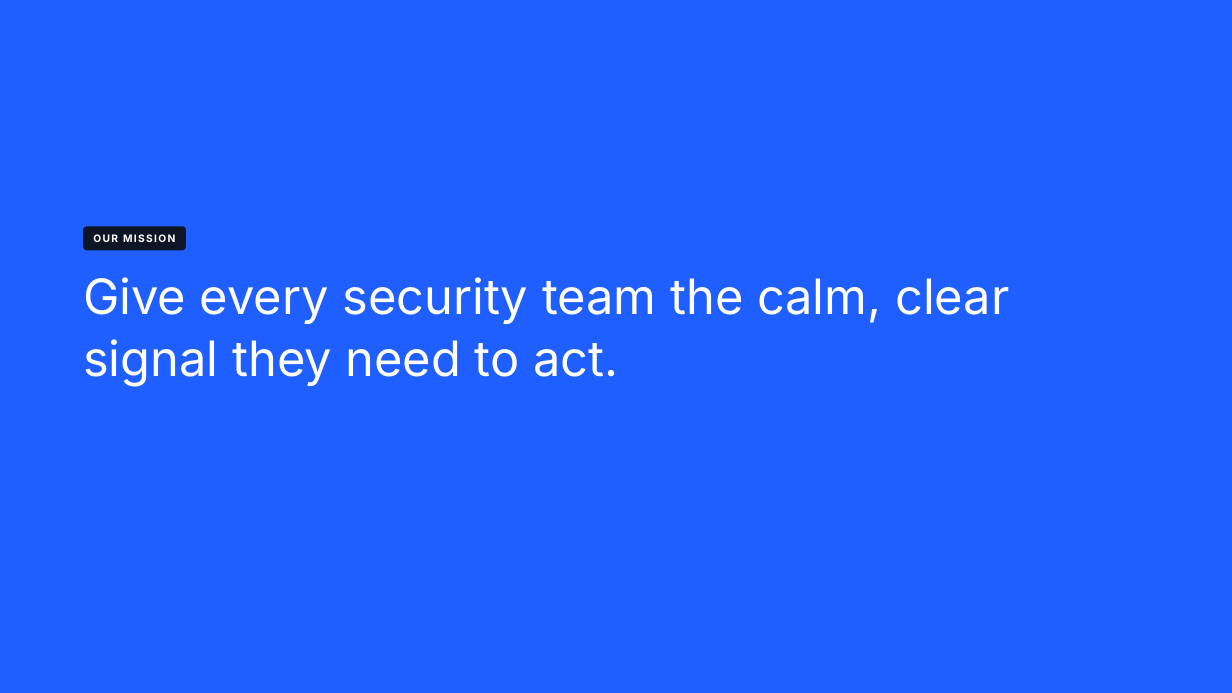
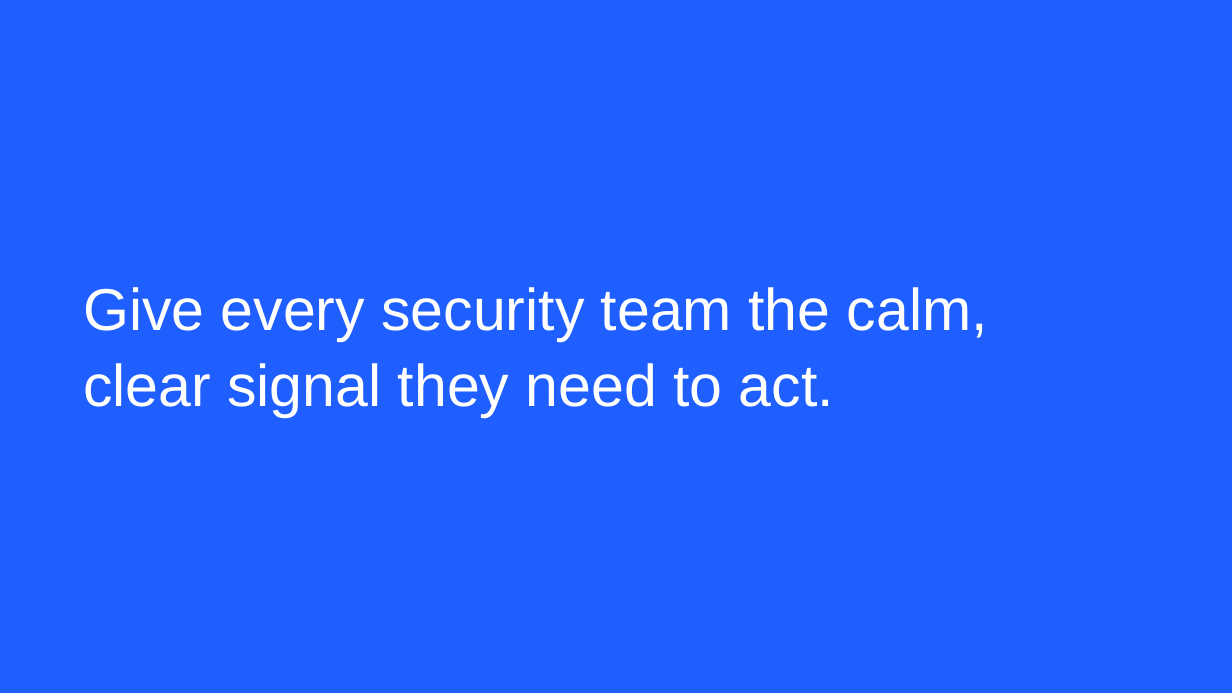
Before and after one commit to RichardCMelick/Brand-Codex, a slide deck: slide 4 of examples/halyard-example-brand-guidelines.pptx. Drawn at 1232x693 pixels with LibreOffice and Linux fonts; fonts in the diff are those of the drawing. Boxes give left, top, right and bottom in pixels: in the first picture for what was removed or moved away, otherwise in the second. Text is boxed around its words. In the diff, an @@ line names an element or a change of style, - is before the commit and + after.

Commit message:
Redesign generated deck: cleaner, more organic layouts
- Remove default shadows, pill eyebrows, section numbers, boxed cards
  and side-bar accents
- Raise type scale (body 12-15pt, captions >= 10pt, titles 34pt)
- Ruled hairline lists and tables; drawn check/cross marks
- Rounded inset visual panel and consistent rounded corners on tiles,
  swatches, and images
- Dominant swatch on short palettes; low-set cover and dividers;
  contents page lists page numbers
- Regenerate README screenshots, example deck, and install archives

```diff
--- a/examples/halyard-example-brand-guidelines.pptx
+++ b/examples/halyard-example-brand-guidelines.pptx
@@ text "Give every security team the ..." moved from (x1=83, y1=277, x2=1009, y2=387) to (x1=83, y1=287, x2=988, y2=417) @@
@@ text "Give every security team the ..." at (x1=83, y1=287, x2=988, y2=417): size 38 to 46 pt, font Inter to Arial; line spacing 1.05 to 1.08; vertical alignment top to middle @@
@@ rounded rectangle removed at (x1=83, y1=226, x2=186, y2=250) @@
@@ text removed at (x1=93, y1=234, x2=175, y2=242) @@
-OUR MISSION
```
Also in this commit, not shown: 40 other slides changed, 18 other files.
